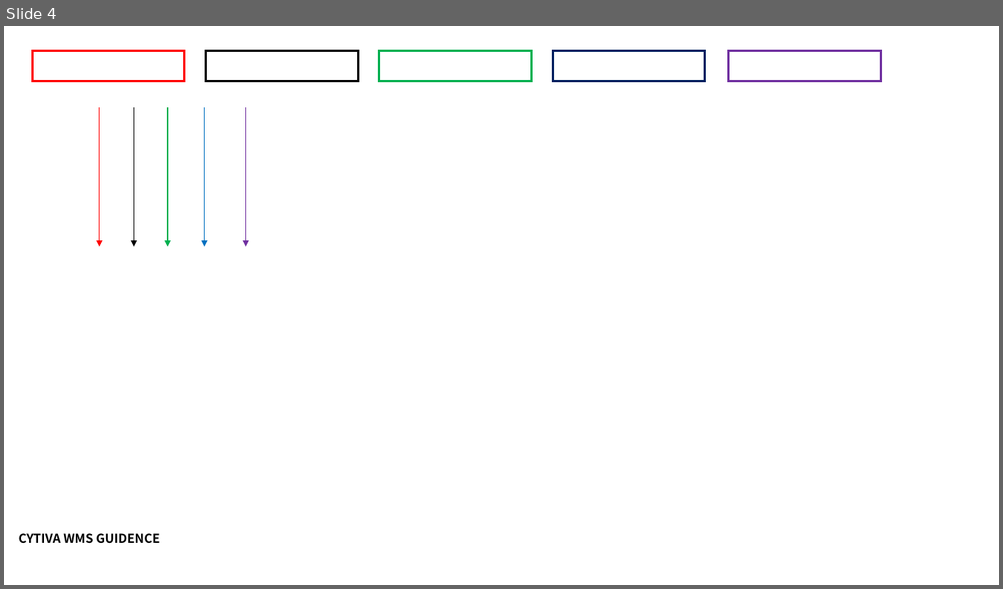
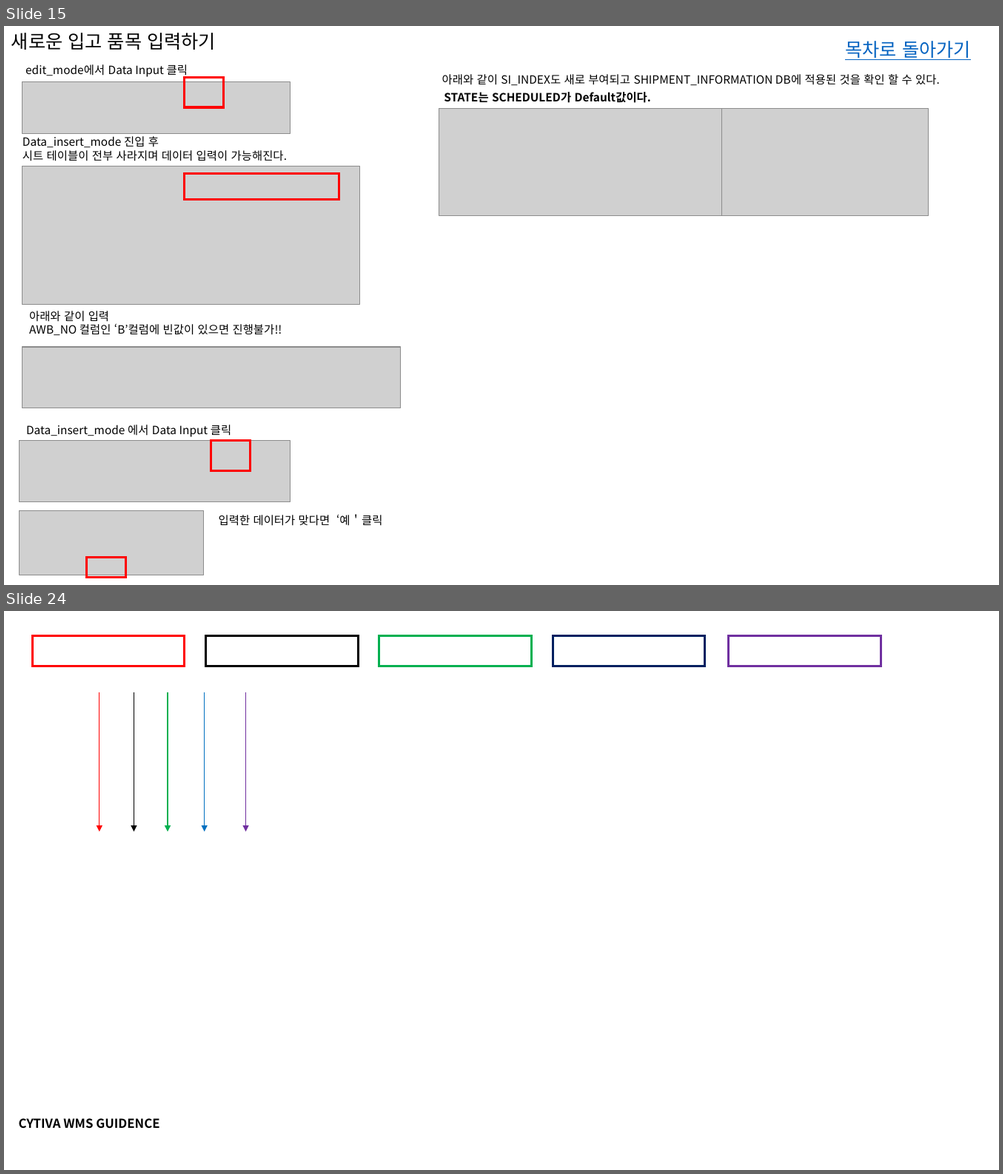
Before and after one commit to Themath93/warehouse-management-system, a slide deck: xlwings_job/cytiva_user_guide.pptx. Shown one above the other, each under a label of ours: slide 4 before the commit, slides 15 and 24 after it; the slides between them are not shown. The pictures are 1003x589 and 1003x1174 pixels, drawn with LibreOffice and Linux fonts; fonts in the diff are those of the drawing; grey boxes stand for pictures. Boxes give left, top, right and bottom in pixels: in the first picture for what was removed or moved away, otherwise in the second. Text is boxed around its words. In the diff, an @@ line names an element or a change of style, - is before the commit and + after.

```diff
--- a/xlwings_job/cytiva_user_guide.pptx
+++ b/xlwings_job/cytiva_user_guide.pptx
@@ slide 15 added at (4, 26, 999, 585), background #FFFFFF @@
@@ text added at (11, 33, 216, 50), 18 pt, text #000000 @@
+새로운 입고 품목 입력하기
@@ text added at (845, 41, 970, 60), 18 pt, text #0563C1, underline @@
+목차로 돌아가기
@@ text added at (25, 64, 188, 78), 11 pt, text #000000 @@
+edit_mode에서 Data Input 클릭
@@ picture added at (22, 82, 290, 133) @@
@@ rectangle added at (184, 78, 223, 107), outline #FF0000 2.25 pt @@
@@ text added at (442, 74, 939, 85), 11 pt, text #000000 @@
+아래와 같이 SI_INDEX도 새로 부여되고 SHIPMENT_INFORMATION DB에 적용된 것을 확인 할 수 있다.
@@ text added at (444, 92, 651, 103), 11 pt, text #000000, bold @@
+STATE는 SCHEDULED가 Default값이다.
@@ picture added at (439, 108, 724, 215) @@
@@ picture added at (722, 108, 928, 215) @@
@@ text added at (22, 136, 287, 161), 11 pt, text #000000 @@
+Data_insert_mode 진입 후
+시트 테이블이 전부 사라지며 데이터 입력이 가능해진다.
@@ picture added at (22, 167, 360, 304) @@
@@ rectangle added at (184, 174, 339, 199), outline #FF0000 2.25 pt @@
@@ text added at (29, 311, 282, 335), 11 pt, text #000000 @@
+아래와 같이 입력
+AWB_NO 컬럼인 ‘B’컬럼에 빈값이 있으면 진행불가!!
@@ picture added at (22, 348, 400, 409) @@
@@ text added at (26, 425, 231, 437), 11 pt, text #000000 @@
+Data_insert_mode 에서 Data Input 클릭
@@ picture added at (19, 441, 290, 502) @@
@@ rectangle added at (211, 441, 251, 471), outline #FF0000 2.25 pt @@
@@ picture added at (19, 511, 204, 576) @@
@@ text added at (219, 514, 382, 526), 11 pt, text #000000 @@
+입력한 데이터가 맞다면 ‘예＇클릭
@@ rectangle added at (86, 558, 125, 578), outline #FF0000 2.25 pt @@
@@ what was slide 4 is now slide 24 @@
```
Also in this commit, not shown: 1 slide changed, 22 other slides added, 2 slides removed, 7 other files.
